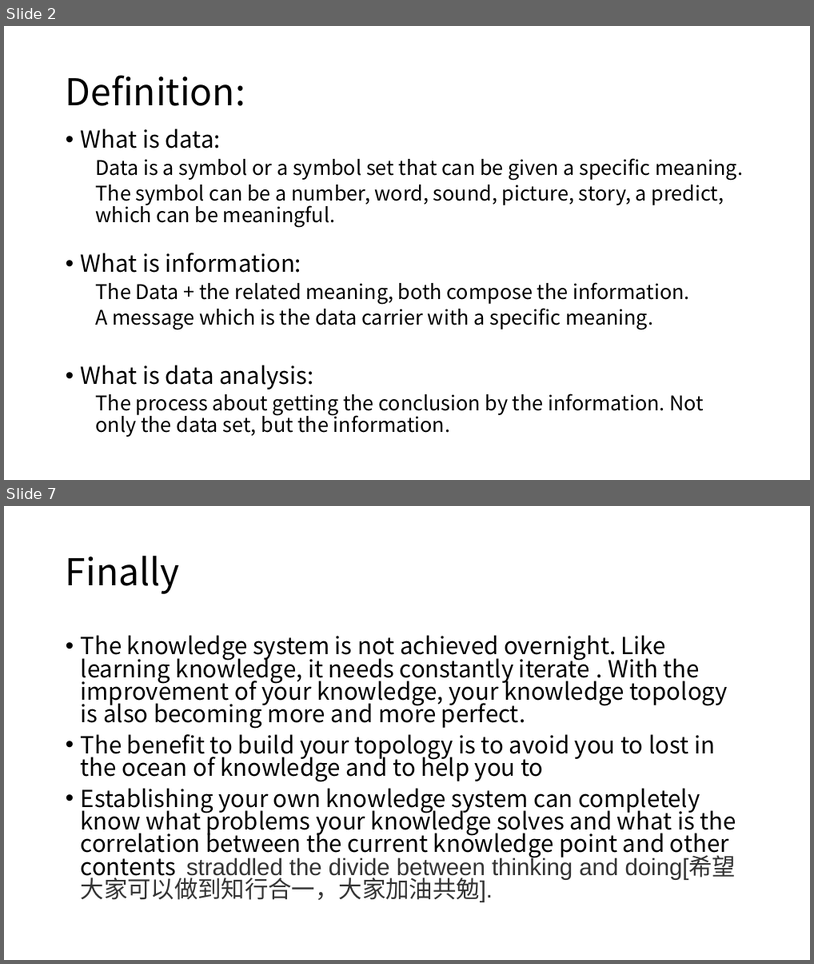
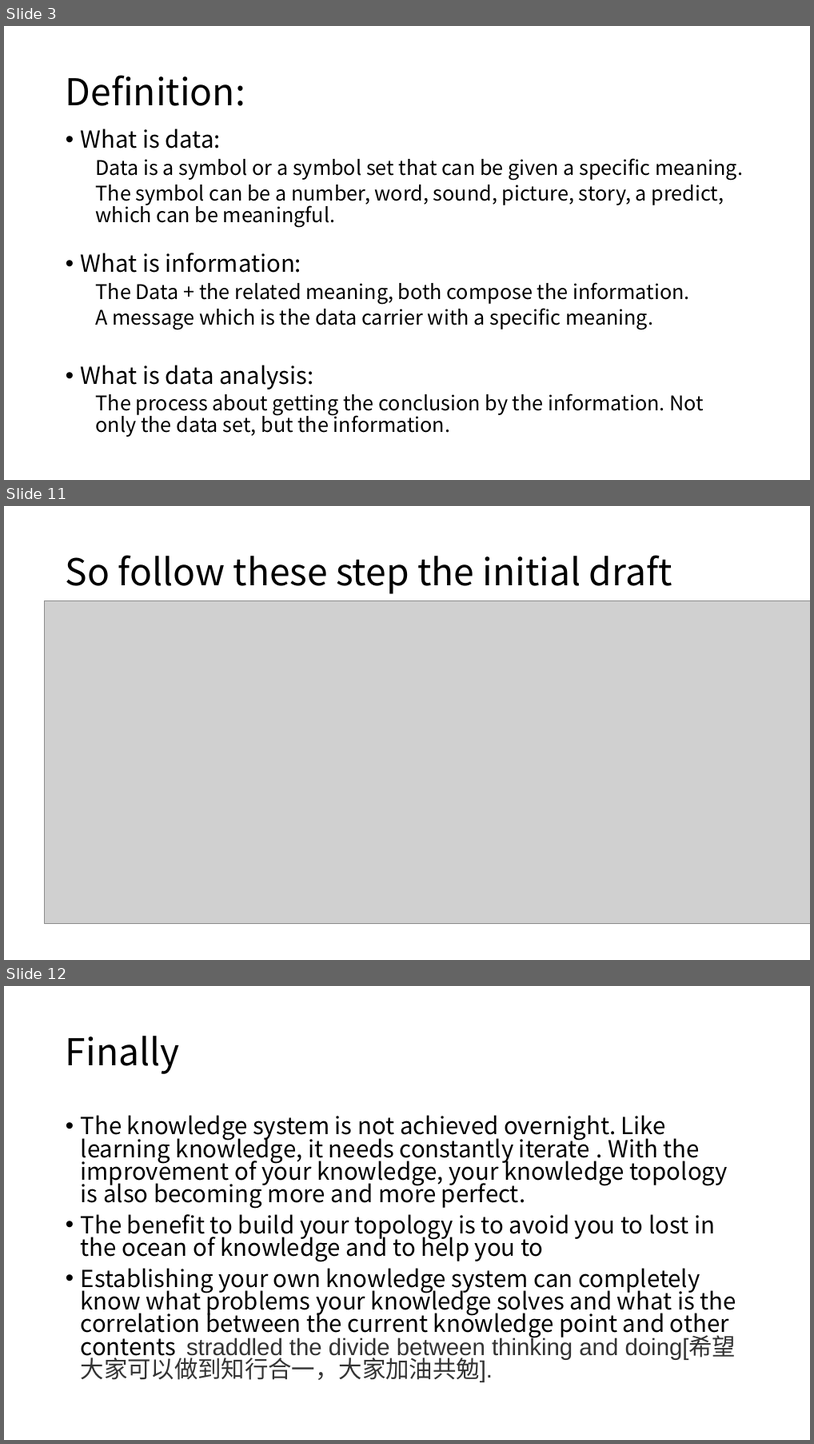
Before and after one commit to zicheng-pan/python-requestforlagou, a slide deck: New Microsoft PowerPoint 演示文稿.pptx. Shown one above the other, each under a label of ours: slides 2 and 7 before the commit, slides 3, 11 and 12 after it; the slides between them are not shown. The pictures are 814x964 and 814x1444 pixels, drawn with LibreOffice and Linux fonts; fonts in the diff are those of the drawing; grey boxes stand for pictures. Boxes give left, top, right and bottom in pixels: in the first picture for what was removed or moved away, otherwise in the second. Text is boxed around its words. In the diff, an @@ line names an element or a change of style, - is before the commit and + after.

```diff
--- a/New Microsoft PowerPoint 演示文稿.pptx
+++ b/New Microsoft PowerPoint 演示文稿.pptx
@@ slide 11 added at (4, 506, 810, 960), background #FFFFFF @@
@@ title added at (66, 555, 673, 594), 44 pt, text #000000 @@
+So follow these step the initial draft
@@ picture added at (45, 601, 810, 924) @@
@@ what was slide 2 is now slide 3 @@
@@ what was slide 7 is now slide 12 @@
```
Also in this commit, not shown: 4 slides changed, 4 other slides added, 1 other file.
